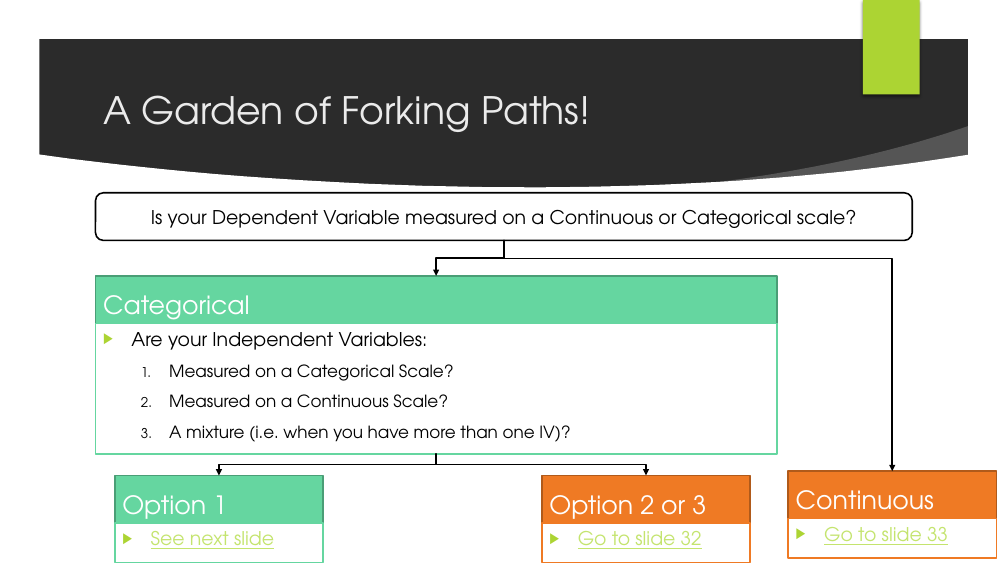
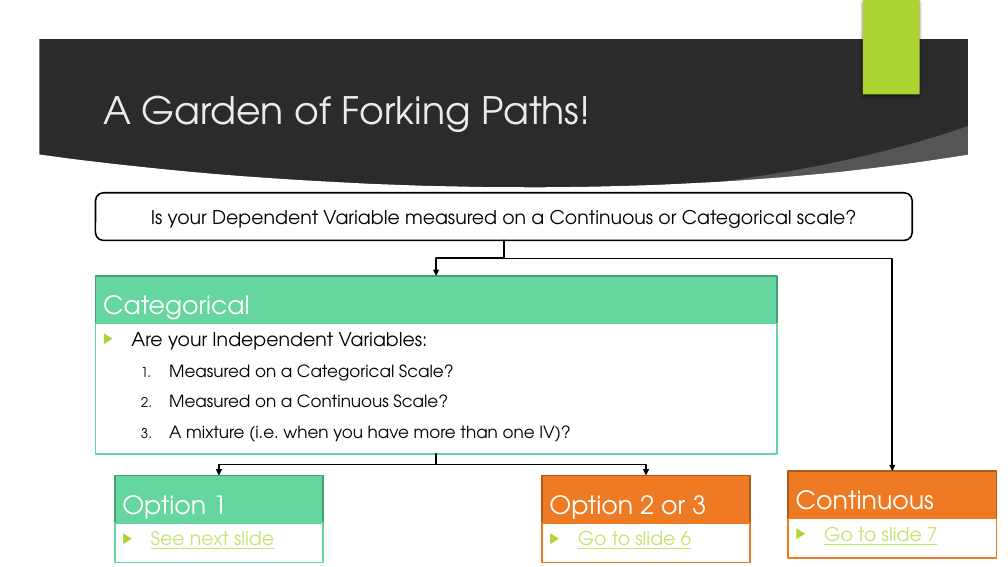
Before and after one commit to Liam-JB-Hill/CAP_pathway_Intro_to_Stats, a slide deck: slide 4 of slides/Session3_master.pptx. Drawn at 1008x567 pixels with LibreOffice and Linux fonts; fonts in the diff are those of the drawing; background and template pictures are left out; a plain dark background stands for a picture behind light text. Boxes give left, top, right and bottom in pixels: in the first picture for what was removed or moved away, otherwise in the second. Text is boxed around its words. In the diff, an @@ line names an element or a change of style, - is before the commit and + after.

```diff
--- a/slides/Session3_master.pptx
+++ b/slides/Session3_master.pptx
@@ text in rectangle at (578, 531, 691, 549): text changed @@
-▶ Go to slide 32
+▶ Go to slide 6
@@ text at (824, 527, 937, 545): text changed @@
-▶ Go to slide 33
+▶ Go to slide 7
```
Also in this commit, not shown: 1 other slide changed, 1 slide removed, 1 other file.
